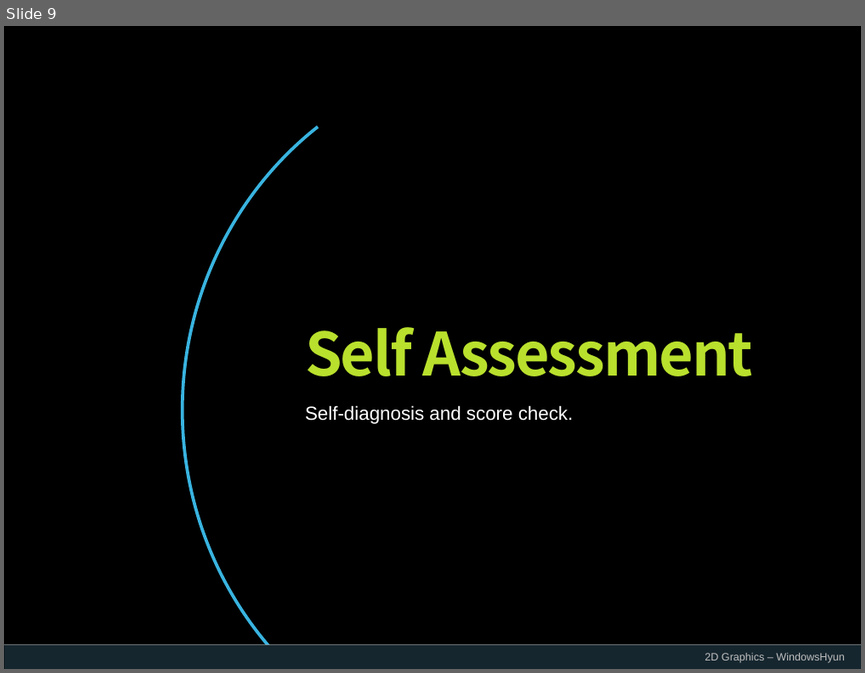
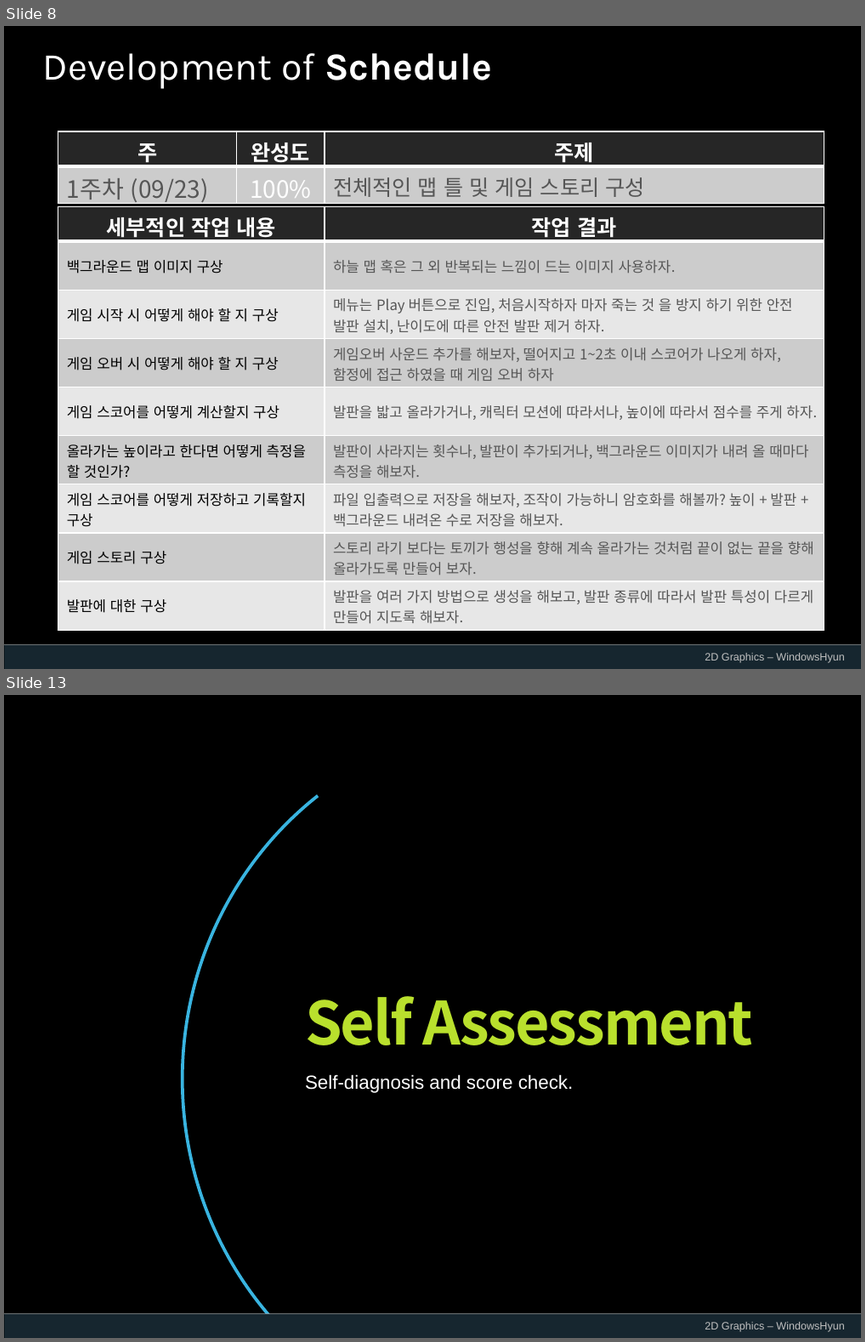
Before and after one commit to WindowsHyun/2DGraphics, a slide deck: ProjectPPT/KwonChangHyun_2차발표_준비중.pptx. Shown one above the other, each under a label of ours: slide 9 before the commit, slides 8 and 13 after it; the slides between them are not shown. The pictures are 865x673 and 865x1342 pixels, drawn with LibreOffice and Linux fonts; fonts in the diff are those of the drawing; background and template pictures are left out. Boxes give left, top, right and bottom in pixels: in the first picture for what was removed or moved away, otherwise in the second. Text is boxed around its words. In the diff, an @@ line names an element or a change of style, - is before the commit and + after.

Commit message:
Upload Project PPT
gif 등의 이미지를 ppt에 나타내게 하기 위하여 업로드

```diff
--- a/ProjectPPT/KwonChangHyun_2차발표_준비중.pptx
+++ b/ProjectPPT/KwonChangHyun_2차발표_준비중.pptx
@@ slide 8 added at bbox=[4, 26, 861, 669], background picture (left out); not listed: 3 template elements that a slide beside it also shows @@
@@ text added at bbox=[43, 53, 492, 89], 32 pt, text #FFFFFF @@
+Development of Schedule
@@ table added at bbox=[58, 131, 823, 208], 2 rows, 3 columns @@
+주 | 완성도 | 주제
+1주차 (09/23) | 100% | 전체적인 맵 틀 및 게임 스토리 구성
@@ table added at bbox=[58, 207, 824, 630], 9 rows, 2 columns @@
+세부적인 작업 내용 | 작업 결과
+백그라운드 맵 이미지 구상 | 하늘 맵 혹은 그 외 반복되는 느낌이 드는 이미지 사용하자.
+게임 시작 시 어떻게 해야 할 지 구상 | 메뉴는 Play 버튼으로 진입, 처음시작하자 마자 죽는 것 을 방지 하기 위한 안전 발판 설치, 난이도에 따른 안전 발판 제거 하자.
+게임 오버 시 어떻게 해야 할 지 구상 | 게임오버 사운드 추가를 해보자, 떨어지고 1~2초 이내 스코어가 나오게 하자, 함정에 접근 하였을 때 게임 오버 하자
+게임 스코어를 어떻게 계산할지 구상 | 발판을 밟고 올라가거나, 캐릭터 모션에 따라서나, 높이에 따라서 점수를 주게 하자.
+올라가는 높이라고 한다면 어떻게 측정을 할 것인가? | 발판이 사라지는 횟수나, 발판이 추가되거나, 백그라운드 이미지가 내려 올 때마다 측정을 해보자.
+게임 스코어를 어떻게 저장하고 기록할지 구상 | 파일 입출력으로 저장을 해보자, 조작이 가능하니 암호화를 해볼까? 높이 + 발판 + 백그라운드 내려온 수로 저장을 해보자.
+게임 스토리 구상 | 스토리 라기 보다는 토끼가 행성을 향해 계속 올라가는 것처럼 끝이 없는 끝을 향해 올라가도록 만들어 보자.
+발판에 대한 구상 | 발판을 여러 가지 방법으로 생성을 해보고, 발판 종류에 따라서 발판 특성이 다르게 만들어 지도록 해보자.
@@ what was slide 9 is now slide 13 @@
```
Also in this commit, not shown: 3 slides changed, 5 other slides added, 2 slides removed, 2 other files.
